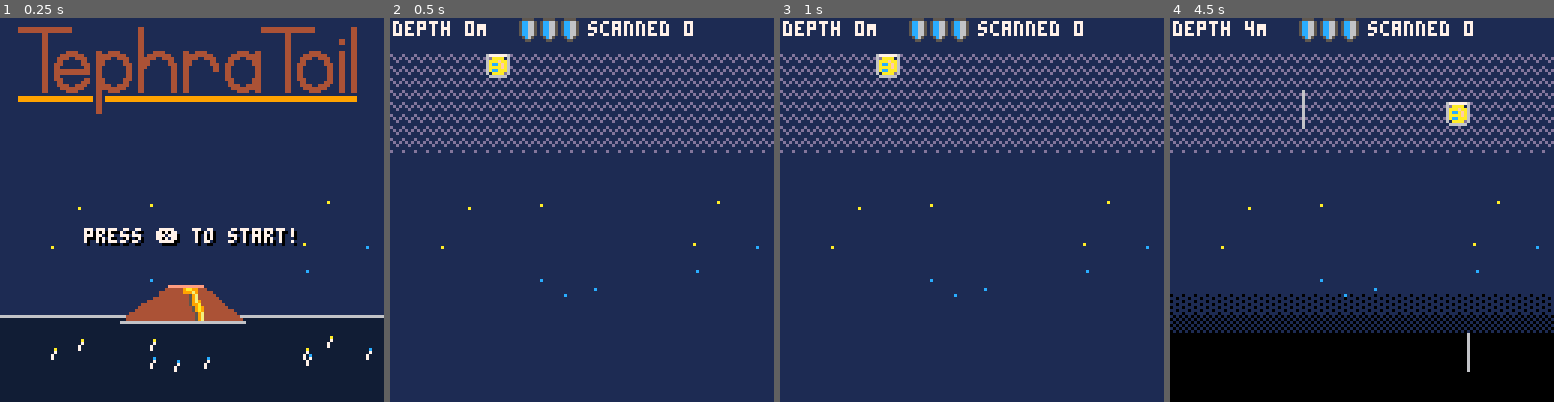
Above: before the commit, frames 1-4 (left to right).
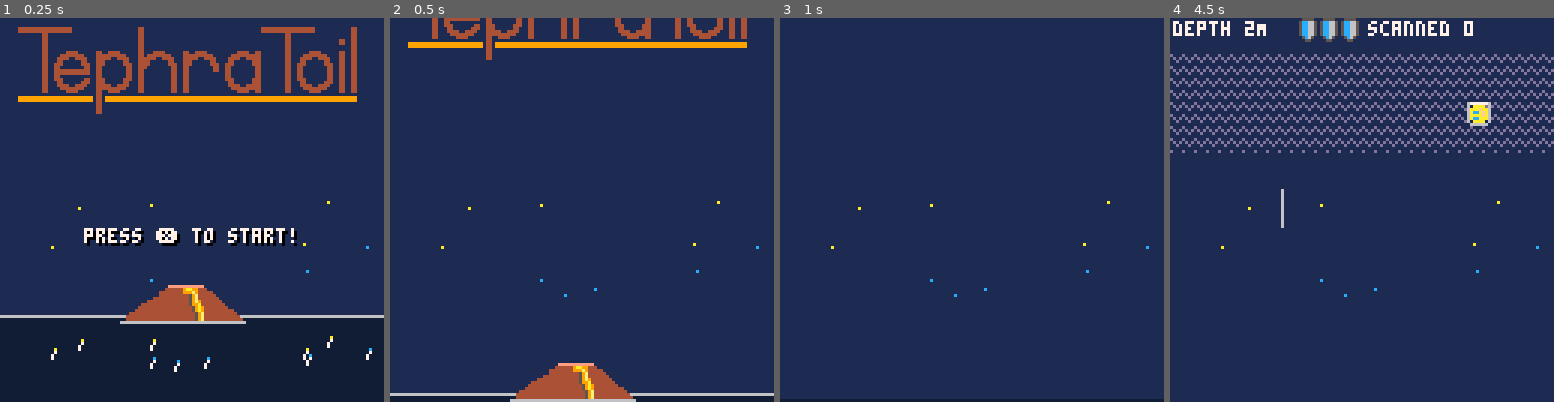
Above: after the commit, the same moments.

Repository: broquaint/pico8-carts
Game: PICO-8 cartridge tephratoil.p8
Same seed, same stepped clock (60 frames per second), same inputs: the game is played once before the commit and once after it.
Inputs:
- Up to frame 1 (0.25 s): no input
- Up to frame 2 (0.5 s): tap X (X key) at 0.33 s
- Up to frame 3 (1 s): tap O (Z key) at 0.7 s
- Up to frame 4 (4.5 s): tap X (X key) at 1.07, 1.85, 2.97, 4.08 s; hold Right 1.6-2.1 s; tap O (Z key) every 0.4 s from 1.7 to 4.1 s; hold Up 2.15-2.42 s; hold Right 2.47-3.03 s; hold Left 3.08-3.58 s; hold Down 3.63-3.97 s; hold Right from 4.02 s (still down)

Frame 1 is identical in both runs. In frame 2, 15% of the frame differs, in the area x 0-100%, y 0-100%; in frame 3, 9.2%; in frame 4, 22%.

Commit message:
Add title screen transition
Because it's fun!

Diff:
--- a/tephratoil.p8
+++ b/tephratoil.p8
@@ -45,6 +45,18 @@
       animate_obj(reflection, animate_reflection)
    end
 
+   player = make_obj({
+      x = 32,
+      y = -8,
+      from   = -8,
+      to     = 12,
+      frames = 20,
+      sprite = 1,
+      cb = function()
+         player.cb = null
+         init_playing()
+      end
+   })
 
    current_game_state = game_state_title
 end
@@ -54,7 +66,7 @@
 
    g_anims = {}
 
-   frame_count = 0
+   frame_count = 1
    depth_count = 0
 
    obstacles = {}
@@ -155,6 +167,32 @@
    end
 end
 
+title_sprite = make_obj({
+      x = 3,
+      y = 0,
+      frames = 20,
+      from = 0,
+      to = -40,
+})
+ocean_level = make_obj({
+      x = 3,
+      y = 99,
+      frames = 20,
+      from = 99,
+      to = 160,
+})
+function transition_to_playing()
+   animate_obj(title_sprite, function()
+                  animate_y_axis(title_sprite, easeoutquad, game_state_title)
+                  animate_obj(player, function()
+                                 animate_y_axis(player, easeinquad, game_state_title)
+                  end)
+   end)
+   animate_obj(ocean_level, function()
+                  animate_y_axis(ocean_level, easeoutquad, game_state_title)
+   end)
+end
+
 function calc_player_speed(dir)
    -- player.speed_x *= player.move_dir * FRICTION
    local accel     = ACCELERATION * (player.iframes > 0 and 0.3 or 1)
@@ -166,9 +204,10 @@
    return player.speed_x
 end
 
-function animate_y_axis(obj, easing)
+function animate_y_axis(obj, easing, state)
+   if(not state) state = game_state_playing
    for f = 1, obj.frames do
-      if current_game_state == game_state_playing then
+      if current_game_state == state then
          obj.y = lerp(obj.from, obj.to, easing(f/obj.frames))
          yield()
       end
@@ -908,7 +947,7 @@
 
    if current_game_state == game_state_title then
       if btnp(b_x) then
-         init_playing()
+         transition_to_playing()
       end
    elseif current_game_state == game_state_crashed then
       if btnp(b_x) then
@@ -992,7 +1031,10 @@
 
 function draw_game()
    cls(background_color)
+
    pal(dusk, dusk,1)
+   pal(lime, lime, 1)
+   pal(moss, moss, 1)
 
    if depth_count < 8 then
       for star in all(stars) do
@@ -1115,38 +1157,43 @@
 
 function draw_title()
    cls(storm)
-   sspr(0, 32, 15 * 8, 32, 3, 0)
+   sspr(0, 32, 15 * 8, 32, title_sprite.x, title_sprite.y)
 
    for star in all(stars) do
-         pset(star.x, star.y, star.colour)
+      pset(star.x, star.y, star.colour)
    end
 
    -- TODO Cool stuff!
 
-   if frame_count % 60 < 30 then
-      print('press ❎ to start!', 29, 71, black)
-      print('press ❎ to start!', 28, 70, white)
-   else
-      print('press    to start!', 29, 71, black)
-      print('      ❎'          , 29, 71, white)
-      print('press    to start!', 28, 70, white)
-   end
-
+   if ocean_level.y == 99 then
+      if frame_count % 60 < 30 then
+         print('press ❎ to start!', 29, 71, black)
+         print('press ❎ to start!', 28, 70, white)
+      else
+         print('press    to start!', 29, 71, black)
+         print('      ❎'          , 29, 71, white)
+         print('press    to start!', 28, 70, white)
+      end
+   end
+
+   local oy = ocean_level.y
    pal(dusk, midnight, 1)
-   line(0, 99, 127, 99, silver)
-   rectfill(0, 100, 127, 127, dusk)
+   line(0, oy, 127, oy, silver)
+   rectfill(0, oy+1, 127, 127, dusk)
 
    for r in all(reflections) do
-      line(r.x+1, r.y, r.tx, r.y+3, white)
-      pset(r.x+1, r.y, r.star.colour)
+      local ry = r.y+(oy-99)
+      line(r.x+1, ry, r.tx, ry+3, white)
+      pset(r.x+1, ry, r.star.colour)
    end
 
    pal(lime, (frame_count % 90 < 60) and coral
        or (frame_count % 60 < 30) and pink or amber, 1)
    pal(moss, (frame_count % 90 < 60) and sand
        or (frame_count % 60 < 30) and amber or lemon, 1)
-   sspr(6, 64, 42, 32, 40, 85)
-   pal(lime, lime)
+   sspr(6, 64, 42, 32, 40, 85-99+oy)
+
+   spr(player.sprite, player.x, player.y)
 end
 
 function _draw()
